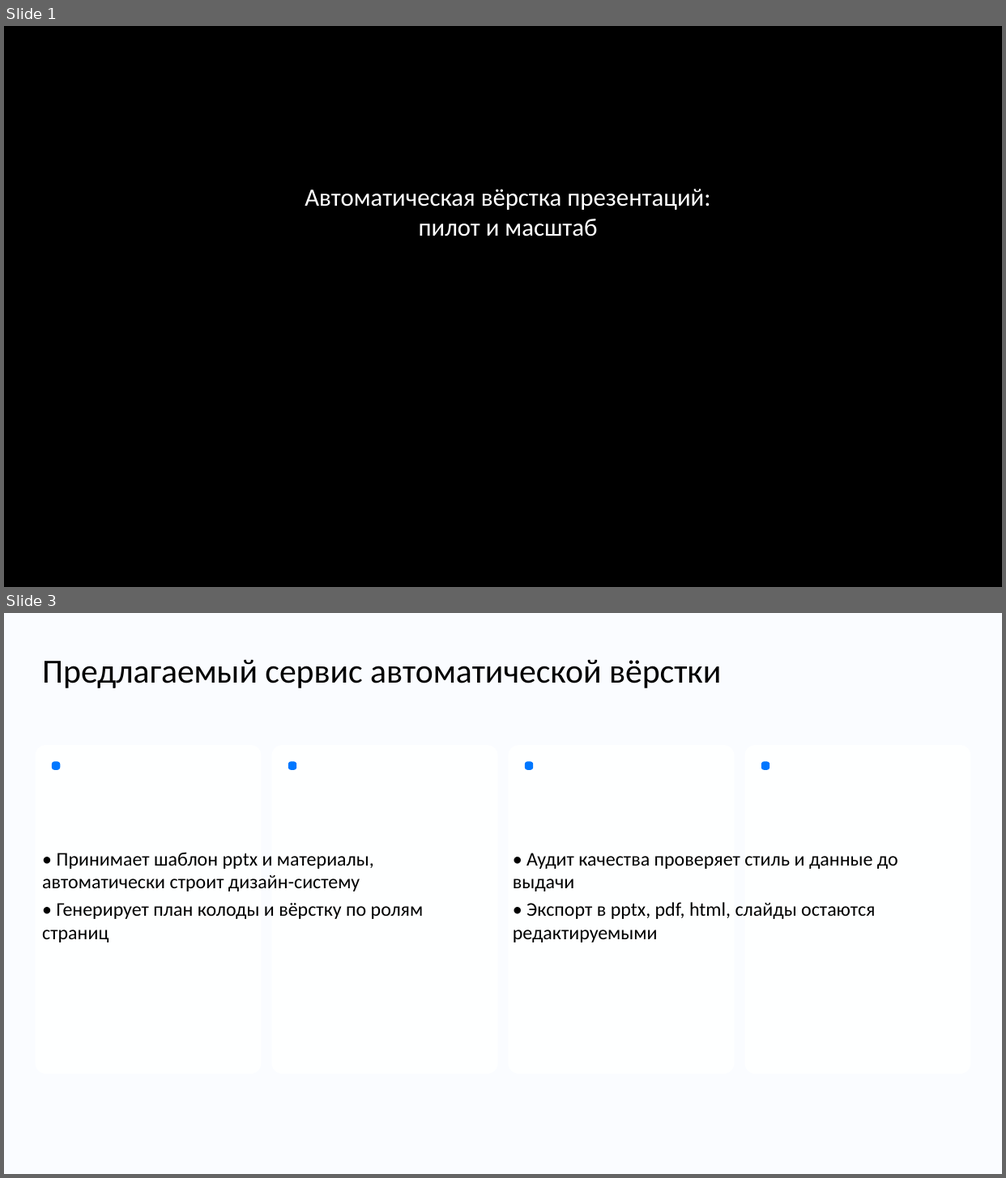
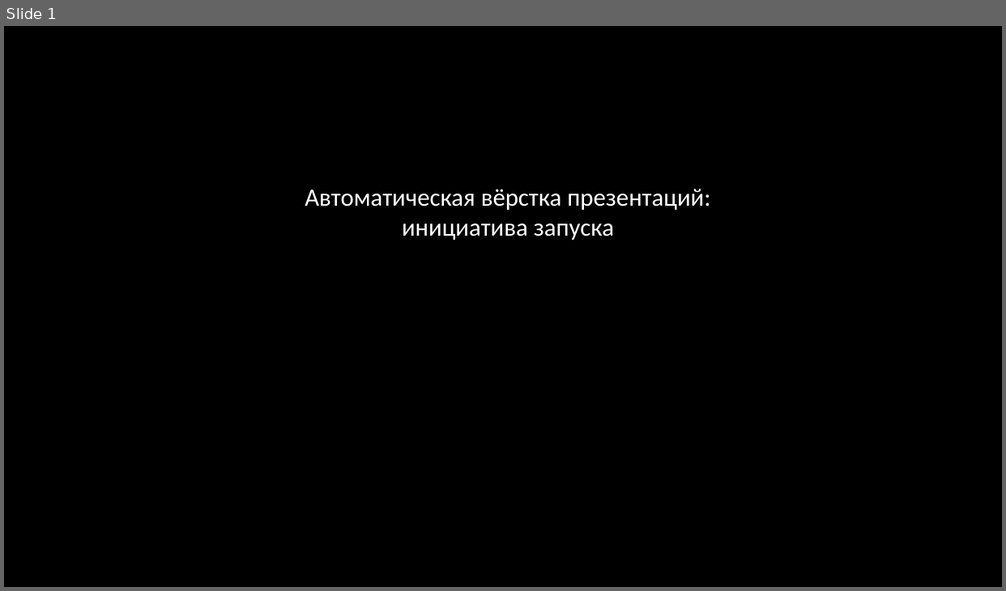
Before and after one commit to DiFoxenGit/-VKTechHackathon, a slide deck: samples/VK_Tech_шаблон__split.pptx. Shown one above the other, each under a label of ours: slides 1 and 3 before the commit, slide 1 after it; the slides between them are not shown. The pictures are 1006x1178 and 1006x591 pixels, drawn with LibreOffice and Linux fonts; fonts in the diff are those of the drawing; background and template pictures are left out. Boxes give left, top, right and bottom in pixels: in the first picture for what was removed or moved away, otherwise in the second. Text is boxed around its words. In the diff, an @@ line names an element or a change of style, - is before the commit and + after.

```diff
--- a/samples/VK_Tech_шаблон__split.pptx
+++ b/samples/VK_Tech_шаблон__split.pptx
@@ slide 3 removed at [4, 613, 1002, 1174], background #FAFCFF @@
@@ text removed at [42, 659, 721, 688] @@
-Предлагаемый сервис автоматической вёрстки
@@ rounded rectangle removed at [35, 745, 262, 1074] @@
@@ rounded rectangle removed at [271, 745, 498, 1074] @@
@@ rounded rectangle removed at [508, 745, 735, 1074] @@
@@ rounded rectangle removed at [744, 745, 971, 1074] @@
@@ rounded rectangle removed at [52, 762, 60, 769] @@
@@ rounded rectangle removed at [288, 762, 296, 769] @@
@@ rounded rectangle removed at [525, 762, 533, 769] @@
@@ rounded rectangle removed at [761, 762, 769, 769] @@
@@ text removed at [42, 852, 424, 943] @@
-• Принимает шаблон pptx и материалы, автоматически строит дизайн-систему
-• Генерирует план колоды и вёрстку по ролям страниц
@@ text removed at [513, 853, 898, 943] @@
-• Аудит качества проверяет стиль и данные до выдачи
-• Экспорт в pptx, pdf, html, слайды остаются редактируемыми
@@ slide 1 changed as well @@
@@ text at [305, 189, 710, 240]: text changed @@
-Автоматическая вёрстка презентаций: пилот и масштаб
+Автоматическая вёрстка презентаций: инициатива запуска
```
Also in this commit, not shown: 1 other slide changed, 10 slides added, 7 other slides removed, 21 other files.
